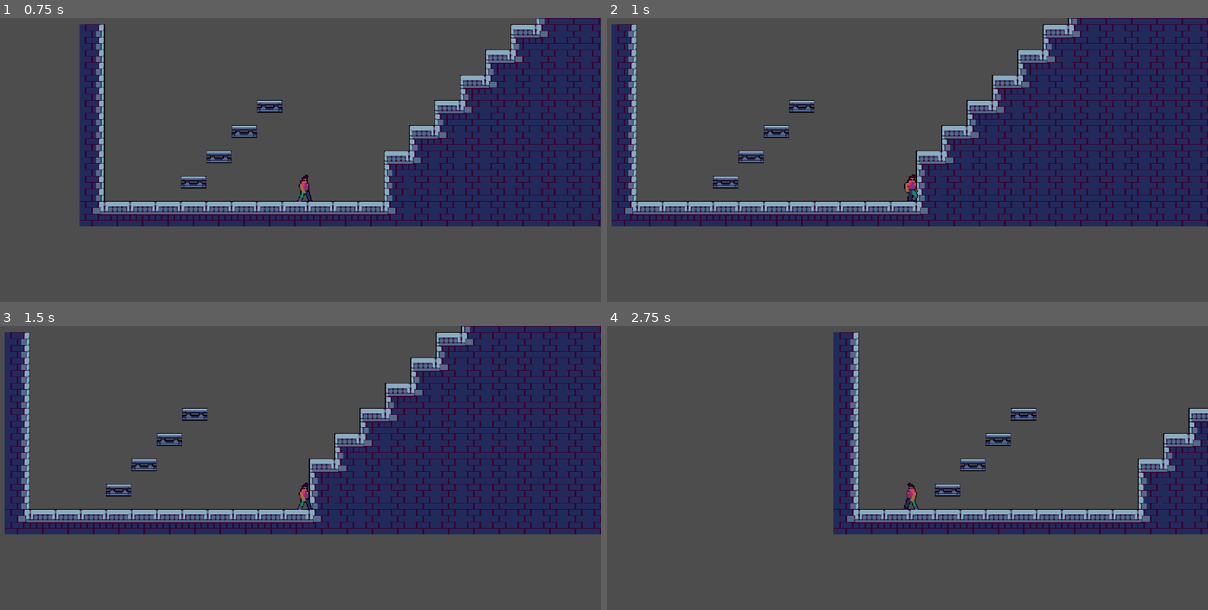
Above: before the commit, frames 1-4 (two rows, left to right).
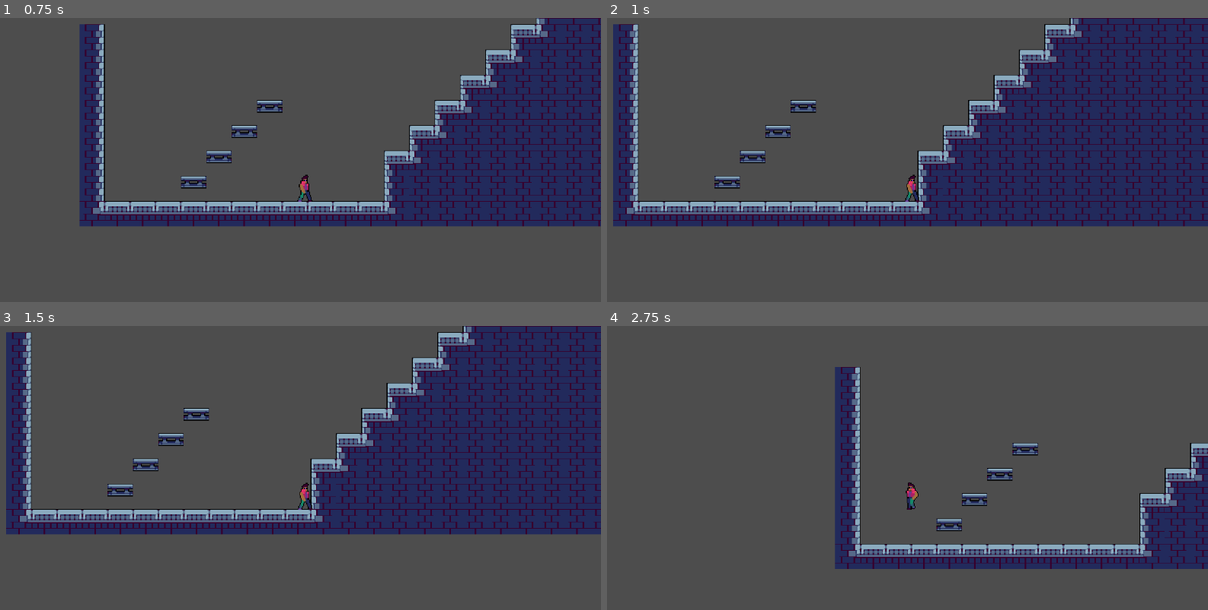
Above: after the commit, the same moments.

Repository: MaxiBianchini/Bonkhead
Game: Godot game, scene res://Scenes/Level_1.tscn
Same seed, same stepped clock (60 frames per second), same inputs: the game is played once before the commit and once after it.
Inputs:
- Up to frame 1 (0.75 s): tap Enter at 0.5 s; hold Right (ui_right) from 0.53 s (still down)
- Up to frame 2 (1 s): keep holding Right (ui_right)
- Up to frame 3 (1.5 s): keep holding Right (ui_right)
- Up to frame 4 (2.75 s): tap Space at 2 s; release Right (ui_right) at 2.03 s; hold Left (ui_left) from 2.03 s (still down)

Frame 1 is identical in both runs. In frame 2, 8.1% of the frame differs, in the area x 0-100%, y 0-74%; in frame 3, 8.0%; in frame 4, 16%, in the area x 37-100%, y 2-86%.

Commit message:
Update Player.tscn
Cambio en el tamaño del collider

Diff:
--- a/Prefabs/Player.tscn
+++ b/Prefabs/Player.tscn
@@ -161,7 +161,7 @@
 }]
 
 [sub_resource type="RectangleShape2D" id="RectangleShape2D_sro4f"]
-size = Vector2(11, 31.5)
+size = Vector2(15, 31.5)
 
 [node name="Player" type="CharacterBody2D"]
 floor_max_angle = 0.872665
@@ -177,6 +177,7 @@
 position = Vector2(0.5, 0.25)
 shape = SubResource("RectangleShape2D_sro4f")
 metadata/_edit_lock_ = true
+metadata/_edit_group_ = true
 
 [node name="Camera2D" type="Camera2D" parent="."]
 zoom = Vector2(1.5, 1.5)
